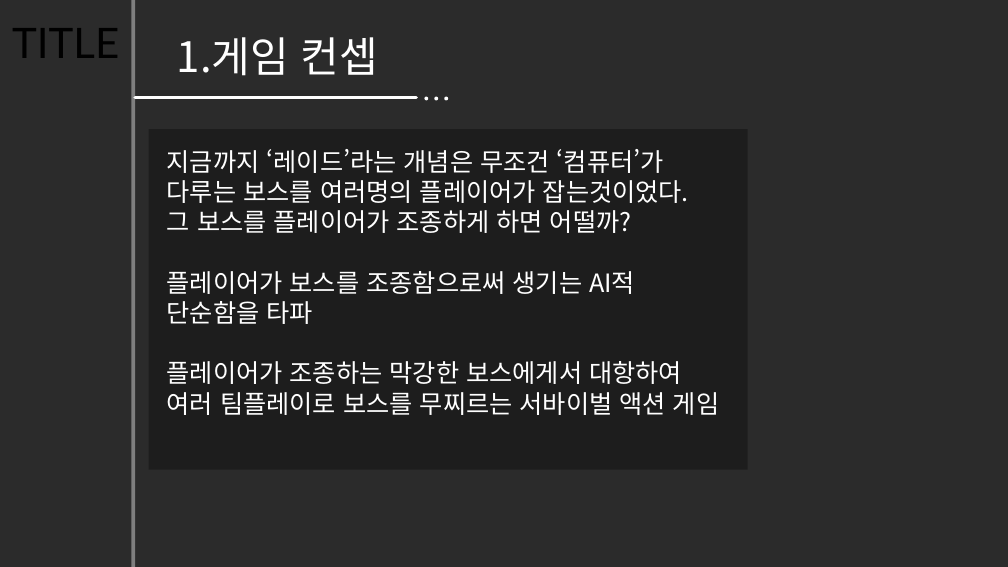
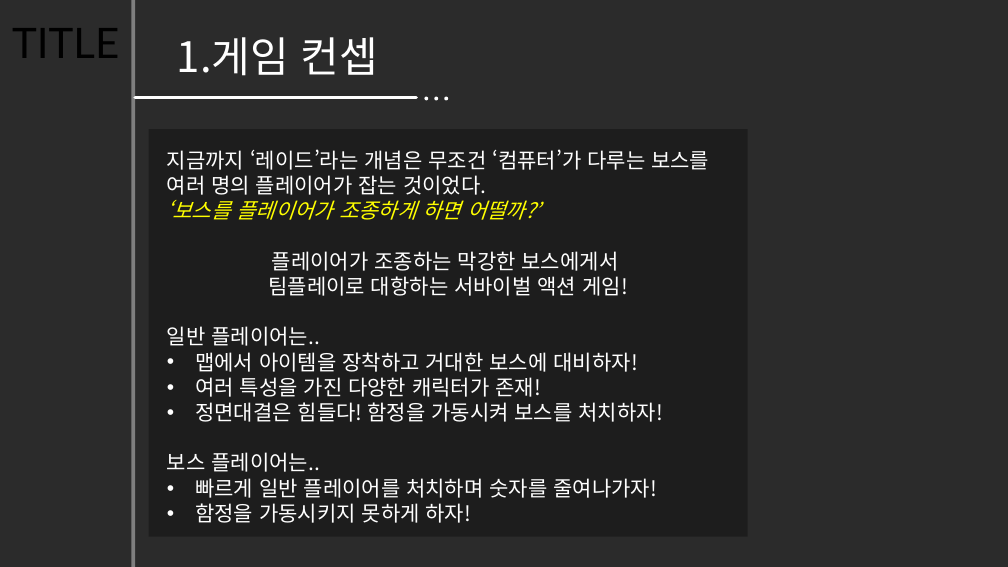
Before and after one commit to hajeongyeon/capstone_design, a slide deck: slide 2 of planning/2017.11.28(Week13).pptx. Drawn at 1008x567 pixels with LibreOffice and Linux fonts; fonts in the diff are those of the drawing; background and template pictures are left out; a plain dark background stands for a picture behind light text. Boxes give left, top, right and bottom in pixels: in the first picture for what was removed or moved away, otherwise in the second. Text is boxed around its words. In the diff, an @@ line names an element or a change of style, - is before the commit and + after.

```diff
--- a/planning/2017.11.28(Week13).pptx
+++ b/planning/2017.11.28(Week13).pptx
@@ rectangle: place and size @@
-rectangle at (149,129,748,470)
+rectangle at (149,129,748,537)
@@ text at (167,149,709,523): text changed; size 24 to 20 pt @@
-지금까지 ‘레이드’라는 개념은 무조건 ‘컴퓨터’가 다루는 보스를 여러명의 플레이어가 잡는것이었다.
-그 보스를 플레이어가 조종하게 하면 어떨까?
-플레이어가 보스를 조종함으로써 생기는 AI적 단순함을 타파
-플레이어가 조종하는 막강한 보스에게서 대항하여
-여러 팀플레이로 보스를 무찌르는 서바이벌 액션 게임
+지금까지 ‘레이드’라는 개념은 무조건 ‘컴퓨터’가 다루는 보스를 여러 명의 플레이어가 잡는 것이었다.
+‘보스를 플레이어가 조종하게 하면 어떨까?’
+플레이어가 조종하는 막강한 보스에게서
+팀플레이로 대항하는 서바이벌 액션 게임!
+일반 플레이어는..
+• 맵에서 아이템을 장착하고 거대한 보스에 대비하자!
+• 여러 특성을 가진 다양한 캐릭터가 존재!
+• 정면대결은 힘들다! 함정을 가동시켜 보스를 처치하자!
+보스 플레이어는..
+• 빠르게 일반 플레이어를 처치하며 숫자를 줄여나가자!
+• 함정을 가동시키지 못하게 하자!
```
Also in this commit, not shown: 6 other slides changed, 1 slide removed.
